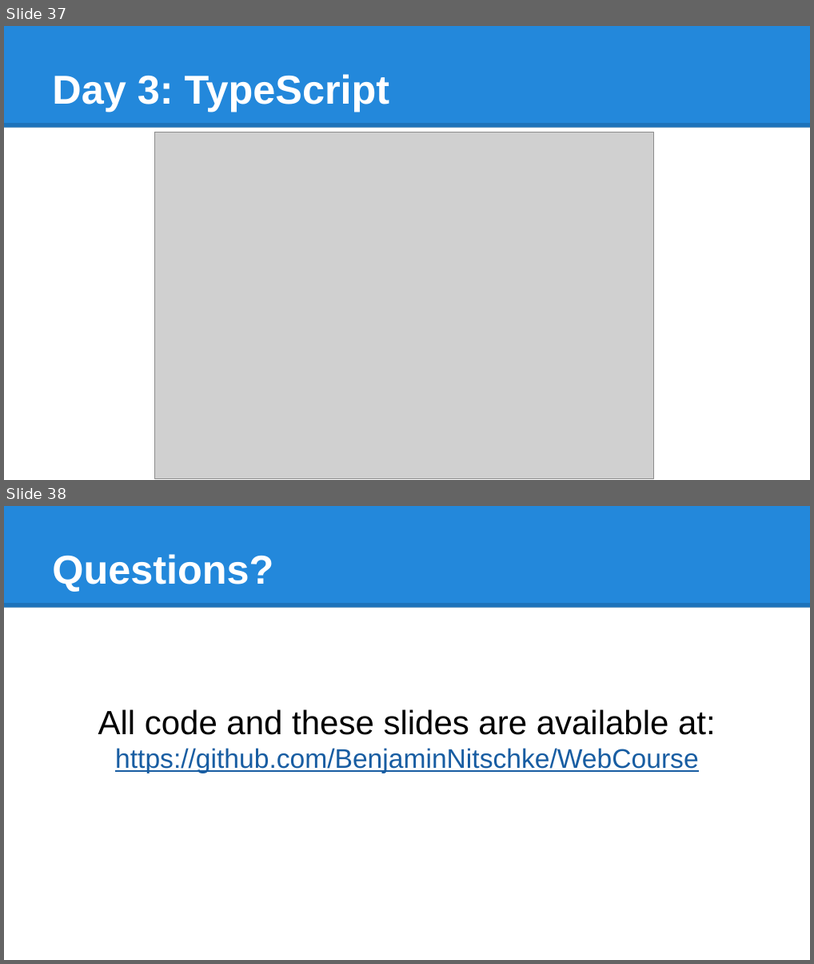
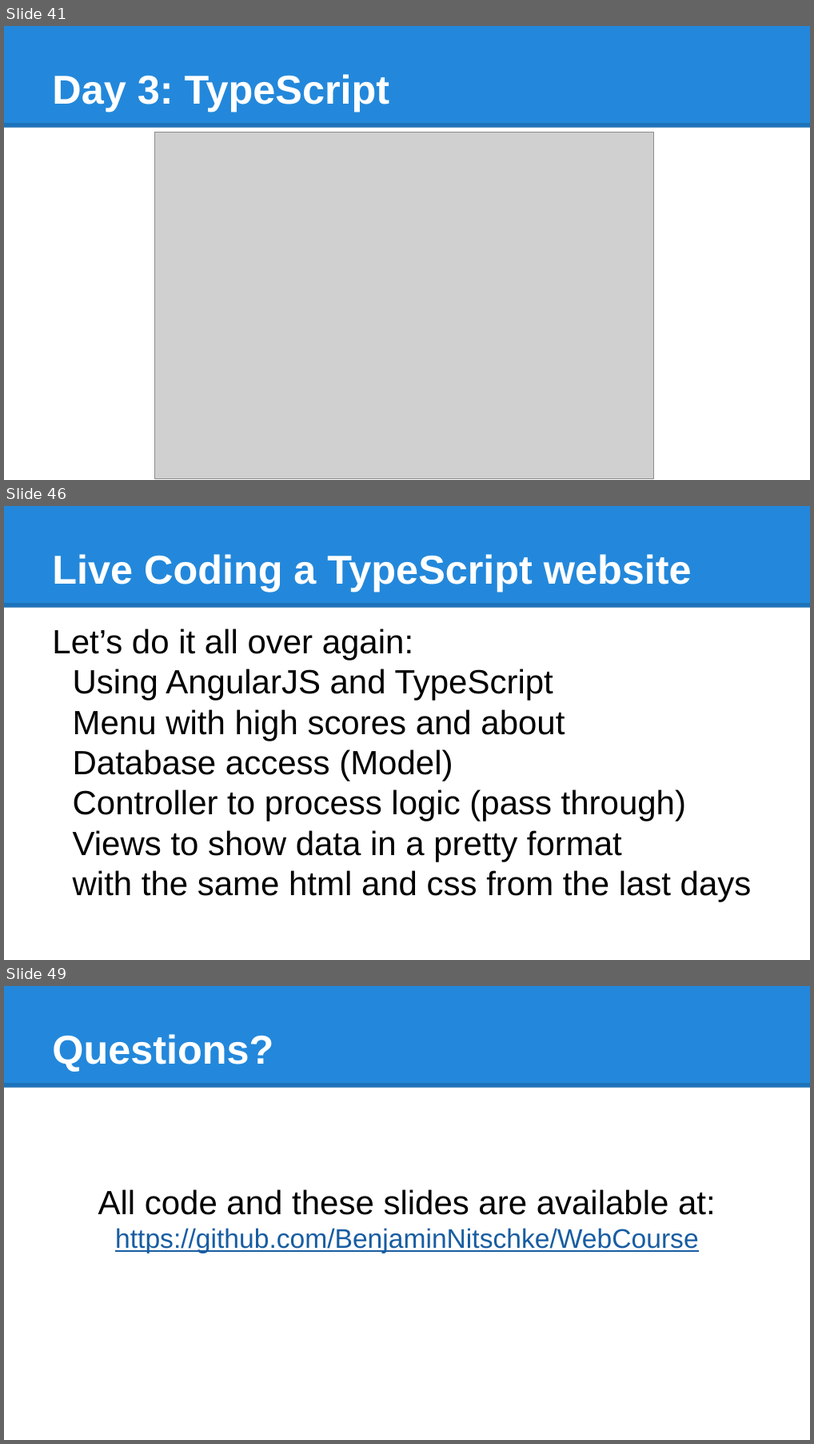
Before and after one commit to BenjaminNitschke/WebCourse, a slide deck: Web Course Games Academy January 2016.pptx. Shown one above the other, each under a label of ours: slides 37 and 38 before the commit, slides 41, 46 and 49 after it; the slides between them are not shown. The pictures are 814x964 and 814x1444 pixels, drawn with LibreOffice and Linux fonts; fonts in the diff are those of the drawing; grey boxes stand for pictures. Boxes give left, top, right and bottom in pixels: in the first picture for what was removed or moved away, otherwise in the second. Text is boxed around its words. In the diff, an @@ line names an element or a change of style, - is before the commit and + after.

Commit message:
Final commit with TypeScript Website and Server
Using a lot more Client side JavaScript code generated from TypeScript
and TypeScript on Node.js web server, plus more advanced topics
discussed in the slides.

```diff
--- a/Web Course Games Academy January 2016.pptx
+++ b/Web Course Games Academy January 2016.pptx
@@ slide 46 added at bbox=[4, 506, 810, 960], background #FFFFFF; not listed: 2 template elements that a slide beside it also shows @@
@@ title added at bbox=[52, 554, 692, 591], 36 pt, text #FFFFFF, bold @@
+Live Coding a TypeScript website
@@ text added at bbox=[52, 628, 752, 902], 30 pt, text #000000 @@
+Let’s do it all over again:
+Using AngularJS and TypeScript
+Menu with high scores and about
+Database access (Model)
+Controller to process logic (pass through)
+Views to show data in a pretty format
+with the same html and css from the last days
@@ what was slide 37 is now slide 41 @@
@@ what was slide 38 is now slide 49 @@
```
Also in this commit, not shown: 2 slides changed, 10 other slides added, 22 other files.
